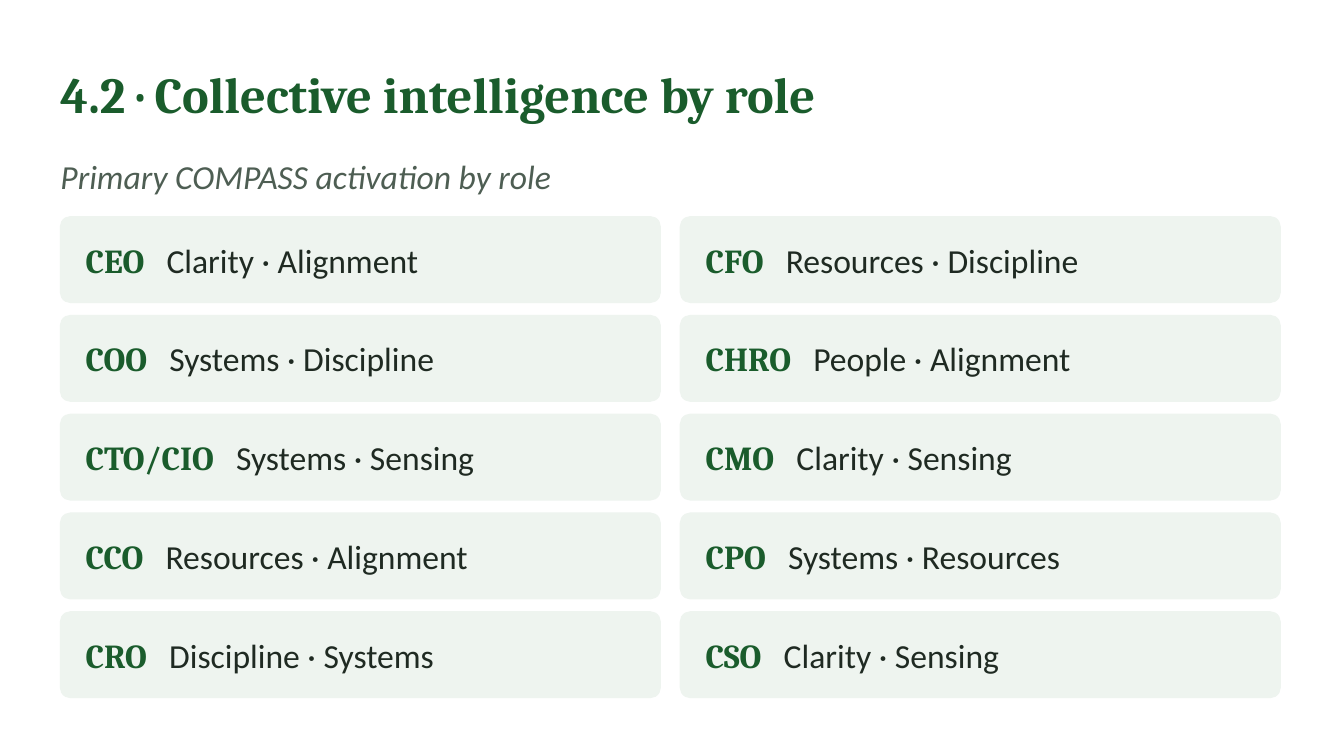
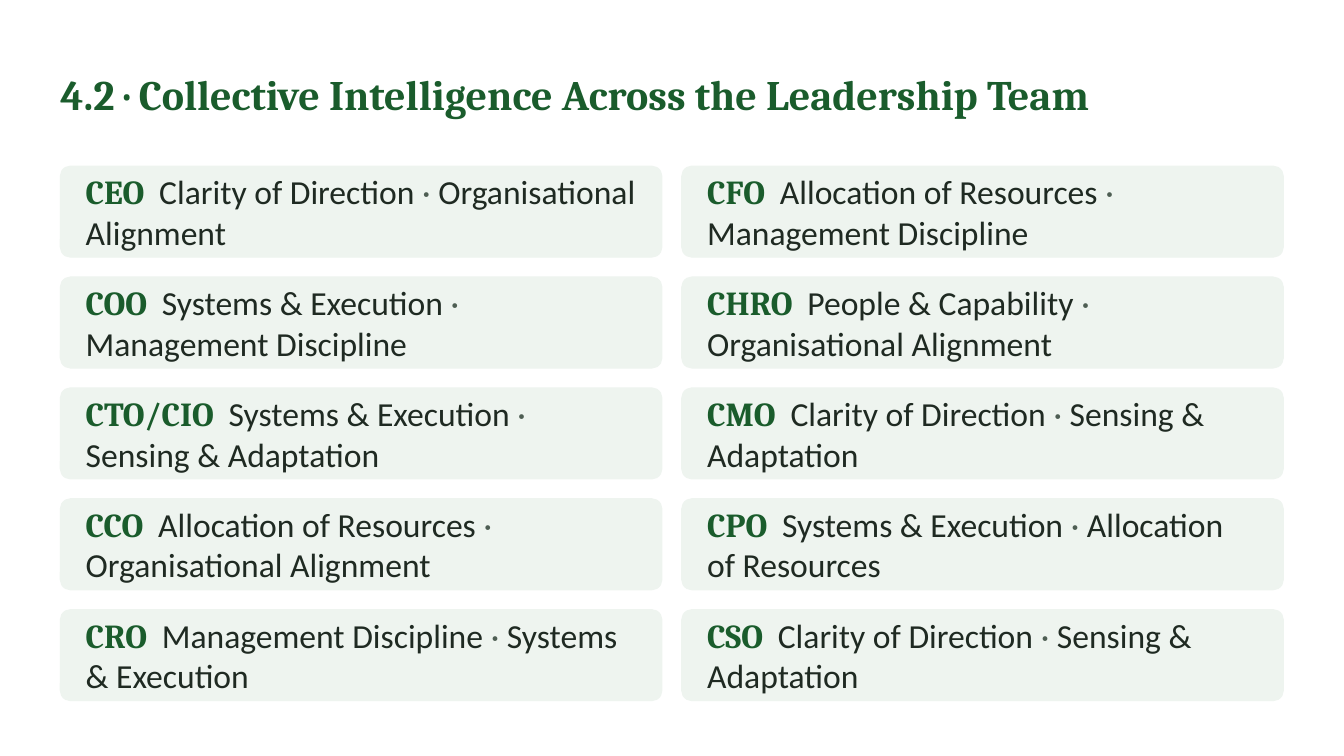
Before and after one commit to IBSL26/ibsl-platform, a slide deck: slide 32 of Unit decks/Unit 05 - Aligning Heart & Mind.pptx (slide 28 before the commit). Drawn at 1344x756 pixels with LibreOffice and Linux fonts; fonts in the diff are those of the drawing. Boxes give left, top, right and bottom in pixels: in the first picture for what was removed or moved away, otherwise in the second. Text is boxed around its words. In the diff, an @@ line names an element or a change of style, - is before the commit and + after.

```diff
--- a/Unit decks/Unit 05 - Aligning Heart & Mind.pptx
+++ b/Unit decks/Unit 05 - Aligning Heart & Mind.pptx
@@ text at bbox=[60, 80, 1089, 120]: text changed; size 36 to 30 pt @@
-4.2 · Collective intelligence by role
+4.2 · Collective Intelligence Across the Leadership Team
@@ rounded rectangle: place and size @@
-rounded rectangle at bbox=[60, 217, 660, 302]
+rounded rectangle at bbox=[60, 166, 661, 257]
@@ text removed at bbox=[60, 165, 550, 195] @@
-Primary COMPASS activation by role
@@ proportions changed in 10 elements at bbox=[60, 610, 661, 701], bbox=[682, 610, 1282, 701], bbox=[60, 499, 661, 590], bbox=[682, 499, 1282, 590], bbox=[60, 388, 661, 479], bbox=[682, 388, 1282, 479], bbox=[60, 277, 661, 368], bbox=[682, 277, 1282, 368], bbox=[60, 166, 661, 257], bbox=[682, 166, 1282, 257] @@
@@ rounded rectangle: place and size @@
-rounded rectangle at bbox=[681, 217, 1280, 302]
+rounded rectangle at bbox=[682, 166, 1282, 257]
@@ text at bbox=[86, 180, 635, 251]: text changed @@
-CEO Clarity · Alignment
+CEO Clarity of Direction · Organisational Alignment
@@ text at bbox=[707, 180, 1097, 251]: text changed @@
-CFO Resources · Discipline
+CFO Allocation of Resources · Management Discipline
@@ rounded rectangle: place and size @@
-rounded rectangle at bbox=[60, 316, 660, 401]
+rounded rectangle at bbox=[60, 277, 661, 368]
@@ text at bbox=[86, 292, 443, 362]: text changed @@
-COO Systems · Discipline
+COO Systems & Execution · Management Discipline
@@ rounded rectangle: place and size @@
-rounded rectangle at bbox=[681, 316, 1280, 401]
+rounded rectangle at bbox=[682, 277, 1282, 368]
@@ text at bbox=[707, 291, 1074, 362]: text changed @@
-CHRO People · Alignment
+CHRO People & Capability · Organisational Alignment
@@ rounded rectangle: place and size @@
-rounded rectangle at bbox=[60, 414, 660, 500]
+rounded rectangle at bbox=[60, 388, 661, 479]
@@ rounded rectangle: place and size @@
-rounded rectangle at bbox=[681, 414, 1280, 500]
+rounded rectangle at bbox=[682, 388, 1282, 479]
@@ text at bbox=[86, 402, 510, 473]: text changed @@
-CTO/CIO Systems · Sensing
+CTO/CIO Systems & Execution · Sensing & Adaptation
@@ text at bbox=[707, 402, 1174, 473]: text changed @@
-CMO Clarity · Sensing
+CMO Clarity of Direction · Sensing & Adaptation
@@ rounded rectangle: place and size @@
-rounded rectangle at bbox=[60, 513, 660, 599]
+rounded rectangle at bbox=[60, 499, 661, 590]
@@ rounded rectangle: place and size @@
-rounded rectangle at bbox=[681, 513, 1280, 599]
+rounded rectangle at bbox=[682, 499, 1282, 590]
@@ text at bbox=[86, 513, 476, 583]: text changed @@
-CCO Resources · Alignment
+CCO Allocation of Resources · Organisational Alignment
@@ text at bbox=[707, 513, 1223, 578]: text changed @@
-CPO Systems · Resources
+CPO Systems & Execution · Allocation of Resources
@@ text at bbox=[86, 624, 617, 689]: text changed @@
-CRO Discipline · Systems
+CRO Management Discipline · Systems & Execution
@@ text at bbox=[707, 624, 1161, 694]: text changed @@
-CSO Clarity · Sensing
+CSO Clarity of Direction · Sensing & Adaptation
```
Also in this commit, not shown: 24 other slides changed, 8 slides added, 1 slide removed, 41 other files.
